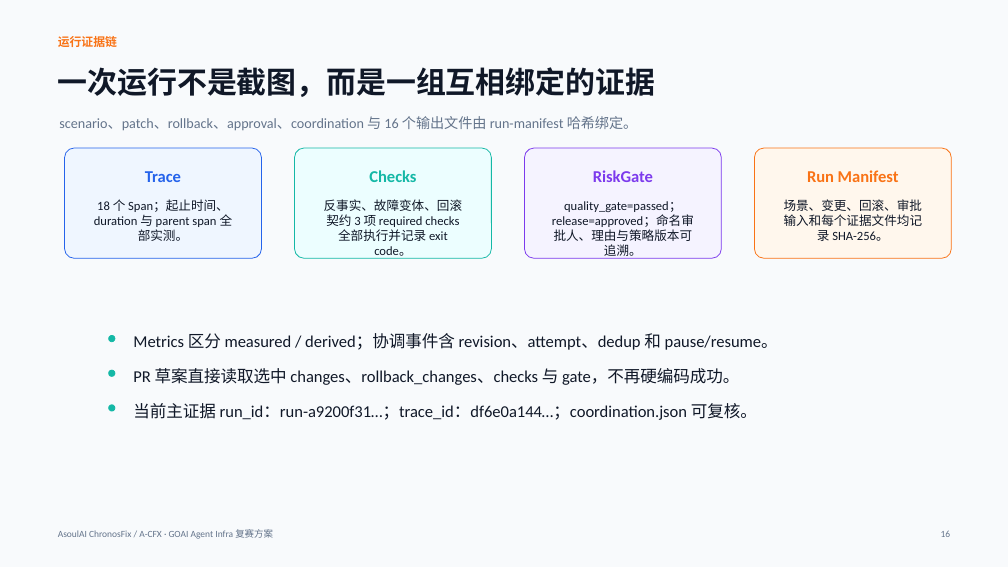
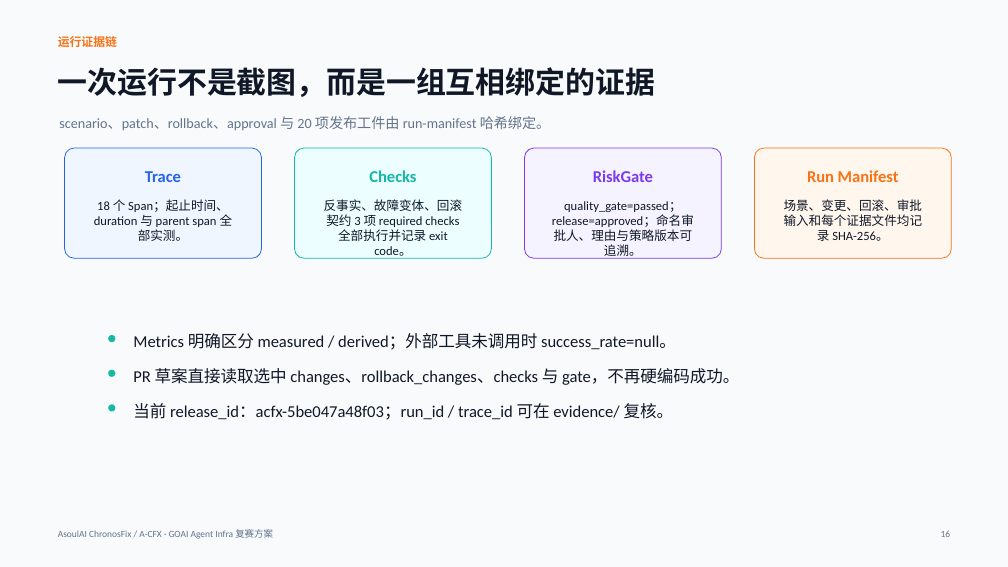
Before and after one commit to ASOUL-Official/asoulai-chronosfix, a slide deck: slide 16 of submission/ChronosFix_复赛方案.pptx. Drawn at 1008x567 pixels with LibreOffice and Linux fonts; fonts in the diff are those of the drawing. Boxes give left, top, right and bottom in pixels: in the first picture for what was removed or moved away, otherwise in the second. Text is boxed around its words. In the diff, an @@ line names an element or a change of style, - is before the commit and + after.

Commit message:
release: sync final defense artifacts

```diff
--- a/submission/ChronosFix_复赛方案.pptx
+++ b/submission/ChronosFix_复赛方案.pptx
@@ text at box(59, 116, 551, 130): text changed @@
-scenario、patch、rollback、approval、coordination 与 16 个输出文件由 run-manifest 哈希绑定。
+scenario、patch、rollback、approval 与 20 项发布工件由 run-manifest 哈希绑定。
@@ text at box(133, 333, 676, 350): text changed @@
-Metrics 区分 measured / derived；协调事件含 revision、attempt、dedup 和 pause/resume。
+Metrics 明确区分 measured / derived；外部工具未调用时 success_rate=null。
@@ text at box(133, 403, 674, 420): text changed @@
-当前主证据 run_id：run-a9200f31…；trace_id：df6e0a144…；coordination.json 可复核。
+当前 release_id：acfx-5be047a48f03；run_id / trace_id 可在 evidence/ 复核。
```
Also in this commit, not shown: 11 other slides changed, 21 other files.
